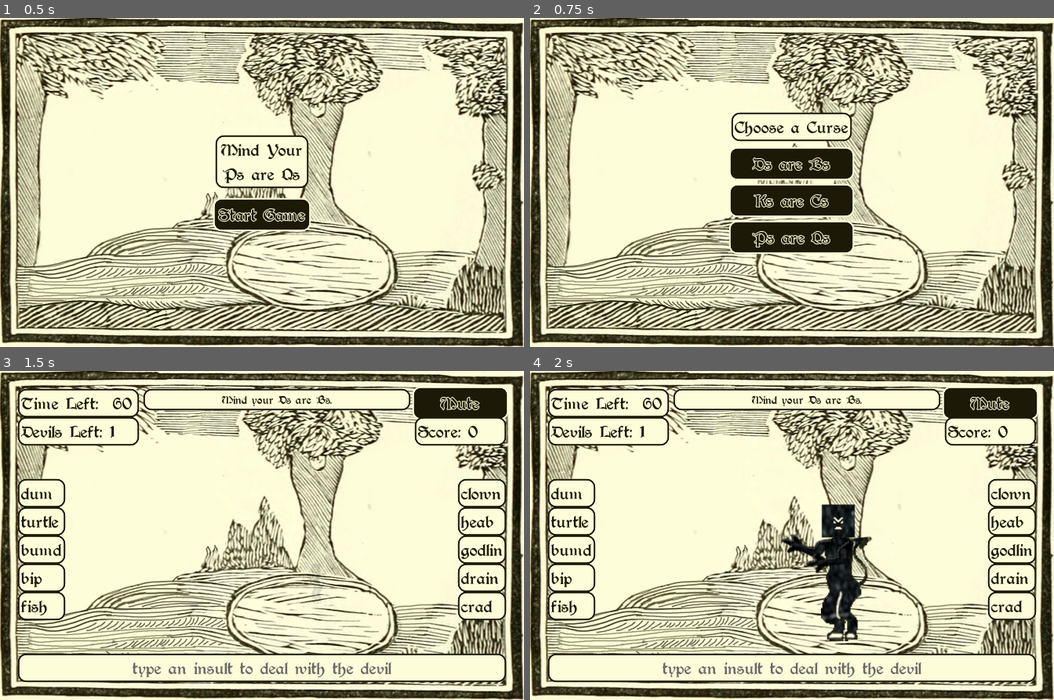
Above: before the commit, frames 1-4 (two rows, left to right).
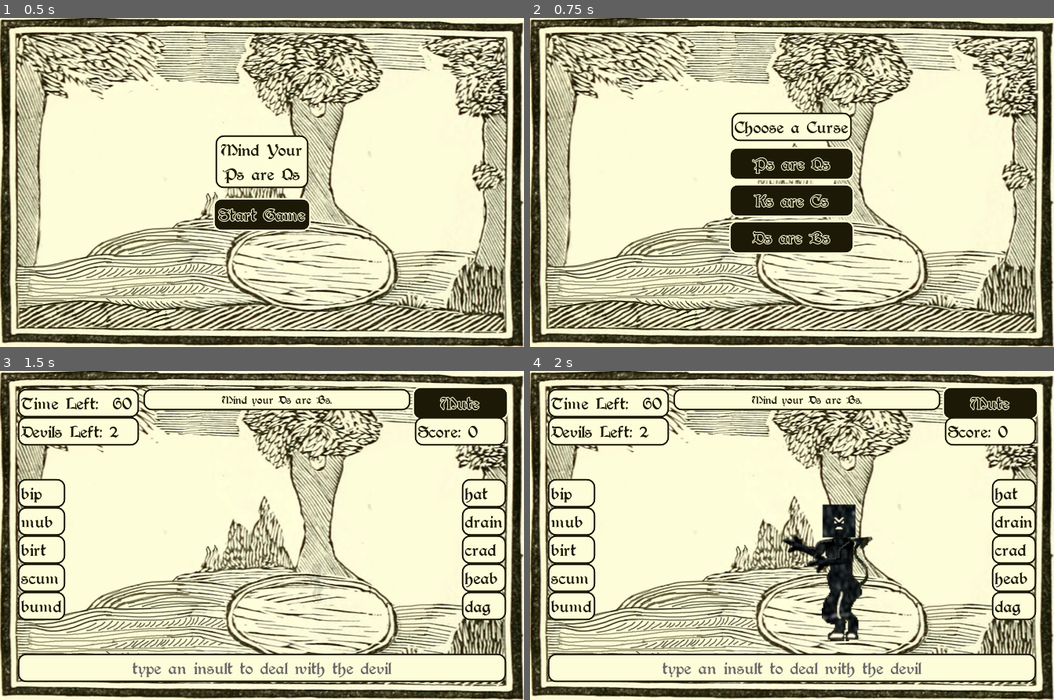
Above: after the commit, the same moments.

Repository: hoodscott/psareqs
Game: Godot game, scene res://scenes/Game.tscn
Same seed, same stepped clock (60 frames per second), same inputs: the game is played once before the commit and once after it.
Inputs:
- Up to frame 1 (0.5 s): no input
- Up to frame 2 (0.75 s): click "Start Game" at 0.5 s
- Up to frame 3 (1.5 s): click "Ds are Bs" at 1.25 s
- Up to frame 4 (2 s): no input

Frame 1 is identical in both runs. In frame 2, 0.6% of the frame differs, in the area x 42-56%, y 42-70%; in frame 3, 1.7%; in frame 4, 2.4%, in the area x 4-96%, y 16-83%.

Commit message:
Spawns new devils each time
Makes animation reset easier and adds ability to add different
devils if any others are created.

Diff:
--- a/scenes/Game.gd
+++ b/scenes/Game.gd
@@ -1,21 +1,20 @@
 extends Node2D
 
-
-const MAX_HEALTH := 3 #todo - should current health be stored in devil's script instead of player object?
-const WORD_BUFFER := 2
+const WORD_BUFFER := 2 # possible words = devil's max health + word_buffer
 const NUM_CURSE_OPTIONS := 3
-const NUM_DEVILS := 1
-const GAME_LENGTH := 60
+const NUM_DEVILS := 2 # per round
+const GAME_LENGTH := 60 # in seconds
 
 enum GAMESTATE {
   CURSE_CHOICE = 0,
   PLAYING = 1,
-  GAMEOVER = 2
+  GAMEOVER = 2,
+  DAMAGING = 3
  }
 var current_state = GAMESTATE.GAMEOVER
 
 onready var UI := $UI
-onready var Mephistopheles := $Mephistopheles
+onready var DevilSpawn := $DevilSpawn
 onready var word_list := WordList.new()
 onready var curses := Curses.new()
 onready var player := Player.new()
@@ -23,11 +22,12 @@
 var prefixes := [] #: [Dictionary{fragment, used}]
 var suffixes := [] #: [Dictionary{fragment, used}]
 
+onready var Mephistopheles: PackedScene = preload("res://scenes/devils/Mephistopheles.tscn")
+var devil:Node2D
 
 
 func _ready() -> void:
   randomize()
-  seed(1)
 
   if (\
     UI.connect("game_started", self, "start_game") != OK or\
@@ -62,27 +62,32 @@
   UI.update_devils(player.devils_left)
 
   UI.reset_timer()
-
   UI.show_game()
 
+  spawn_devil()
+
+
+func spawn_devil() -> void:
+  devil = Mephistopheles.instance()
+  DevilSpawn.add_child(devil)
+  UI.AudioManager.play_devil_spawn()
+  UI.update_devils(player.devils_left)
+
+  if (\
+    devil.connect("died", self, "_on_devil_died") != OK or\
+    devil.connect("damage_taken", self, "_on_devil_damaged") != OK):
+      print("error connecting devil signals")
+
+  generate_words()
   current_state = GAMESTATE.PLAYING
-
-  spawn_devil()
-
-
-func spawn_devil() -> void:
-  player.devil_health = MAX_HEALTH
-  Mephistopheles.spawn()
-
-  generate_words()
 
 
 func generate_words() -> void:
   prefixes = []
   suffixes = []
-  for word in word_list.choose_prefixes(MAX_HEALTH + WORD_BUFFER):
+  for word in word_list.choose_prefixes(devil.MAX_HEALTH + WORD_BUFFER):
     prefixes.append({"fragment": word, "used": false, "current": false})
-  for word in word_list.choose_suffixes(MAX_HEALTH + WORD_BUFFER):
+  for word in word_list.choose_suffixes(devil.MAX_HEALTH + WORD_BUFFER):
     suffixes.append({"fragment": word, "used": false, "current": false})
 
   # apply curses
@@ -158,29 +163,11 @@
                 UI.update_suffix_list(suffixes)
 
                 print("word complete")
-                player.damage()
-                Mephistopheles.change_face(MAX_HEALTH - player.devil_health)
+                current_state = GAMESTATE.DAMAGING
+                devil.damage()
+                if devil.health == 0:
+                  UI.AudioManager.play_devil_death()
                 UI.AudioManager.play_word_complete()
-
-                if player.devil_health == 0:
-                  Mephistopheles.die()
-                  UI.AudioManager.play_devil_death()
-
-                  player.score_add()
-                  UI.update_score(player.score)
-                  player.devil_health = MAX_HEALTH
-                  Mephistopheles.spawn()
-
-
-                  if player.decr_devils() == 0:
-                    print("round complete")
-                    end_round()
-                  else:
-                    UI.AudioManager.play_devil_spawn()
-                    UI.update_devils(player.devils_left)
-                    generate_words()
-                else:
-                  player.reset_word()
 
             UI.update_typed(player.get_word())
           else:
@@ -237,6 +224,21 @@
   return false
 
 
+func _on_devil_died() -> void:
+  player.score_add()
+  UI.update_score(player.score)
+
+  if player.decr_devils() == 0:
+    end_round()
+  else:
+    spawn_devil()
+
+
+func _on_devil_damaged() -> void:
+  player.reset_word()
+  current_state = GAMESTATE.PLAYING
+
+
 func show_curse_options() -> void:
   current_state = GAMESTATE.CURSE_CHOICE
   for i in range(NUM_CURSE_OPTIONS):
--- a/scenes/Game.tscn
+++ b/scenes/Game.tscn
@@ -1,9 +1,8 @@
-[gd_scene load_steps=5 format=2]
+[gd_scene load_steps=4 format=2]
 
 [ext_resource path="res://scenes/Game.gd" type="Script" id=1]
 [ext_resource path="res://assets/img/background.png" type="Texture" id=2]
 [ext_resource path="res://scenes/ui/UI.tscn" type="PackedScene" id=3]
-[ext_resource path="res://scenes/devils/Mephistopheles.tscn" type="PackedScene" id=4]
 
 [node name="Game" type="Node2D"]
 script = ExtResource( 1 )
@@ -12,7 +11,7 @@
 texture = ExtResource( 2 )
 centered = false
 
-[node name="Mephistopheles" parent="." instance=ExtResource( 4 )]
-position = Vector2( 399, 262 )
+[node name="DevilSpawn" type="Position2D" parent="."]
+position = Vector2( 400, 262 )
 
 [node name="UI" parent="." instance=ExtResource( 3 )]
--- a/scenes/class/player.gd
+++ b/scenes/class/player.gd
@@ -3,7 +3,6 @@
 
 
 var devils_left :int
-var devil_health :int
 var score := 0
 var round_num := 0
 var curses := []
@@ -47,10 +46,6 @@
   return round_num
 
 
-func damage() -> void:
-  devil_health -= 1
-
-
 func score_add() -> void:
   score += 1 * curses.size()
 
--- a/scenes/devils/Mephistopheles.gd
+++ b/scenes/devils/Mephistopheles.gd
@@ -1,5 +1,11 @@
 extends Node2D
 
+signal damage_taken()
+signal died()
+
+
+const MAX_HEALTH := 3 # should match number of head sprites
+var health: int
 
 onready var _HeadSprite := $Sprite/Head/Sprite
 onready var _Animations := $AnimationPlayer
@@ -7,23 +13,27 @@
 
 
 func _ready() -> void:
-  hide()
+  health = MAX_HEALTH
+  _change_face()
 
 
-func spawn() -> void:
-  show()
-  change_face(0)
-  _Animations.stop()
-  _Animations.play("spawn")
-
-
-func die() -> void:
+func _die() -> void:
   _set_playback_speed(1.0)
   _Animations.stop()
   _Animations.play("die")
 
 
-func change_face(index: int) -> void:
+func damage() -> void:
+  health -= 1
+  if health == 0:
+    _die()
+  else:
+    _change_face()
+    emit_signal("damage_taken")
+
+
+func _change_face() -> void:
+  var index := MAX_HEALTH - health
   _set_playback_speed(1.0 - index*0.33)
   _HeadSprite.frame = index
 
@@ -33,7 +43,11 @@
 
 
 func _on_AnimationPlayer_animation_finished(anim_name: String) -> void:
-  if anim_name == "spawn":
-    _Animations.play("idle")
-  elif anim_name == "die":
-    hide()
+  match anim_name:
+    "die":
+      emit_signal("died")
+      queue_free()
+    "spawn":
+      _Animations.play("idle")
+    _:
+      pass
--- a/scenes/devils/Mephistopheles.tscn
+++ b/scenes/devils/Mephistopheles.tscn
@@ -254,6 +254,7 @@
 }
 
 [node name="AnimationPlayer" type="AnimationPlayer" parent="."]
+autoplay = "spawn"
 anims/RESET = SubResource( 2 )
 anims/die = SubResource( 5 )
 anims/idle = SubResource( 3 )
Not shown, changed: docs/devlog.txt
